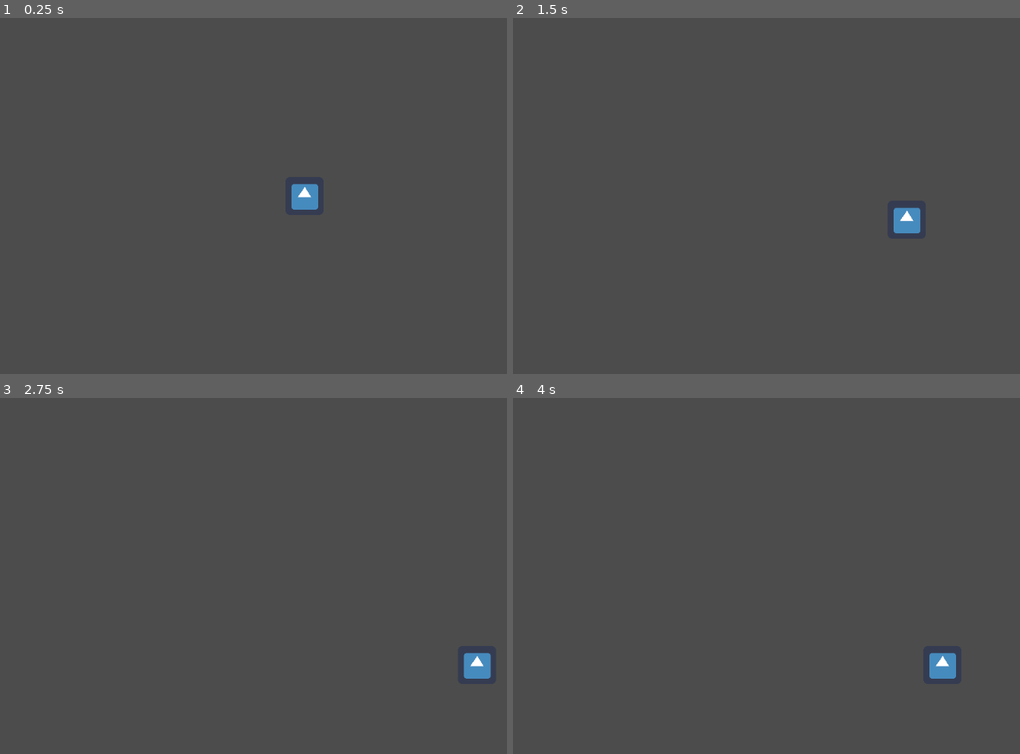
Above: before the commit, frames 1-4 (two rows, left to right).
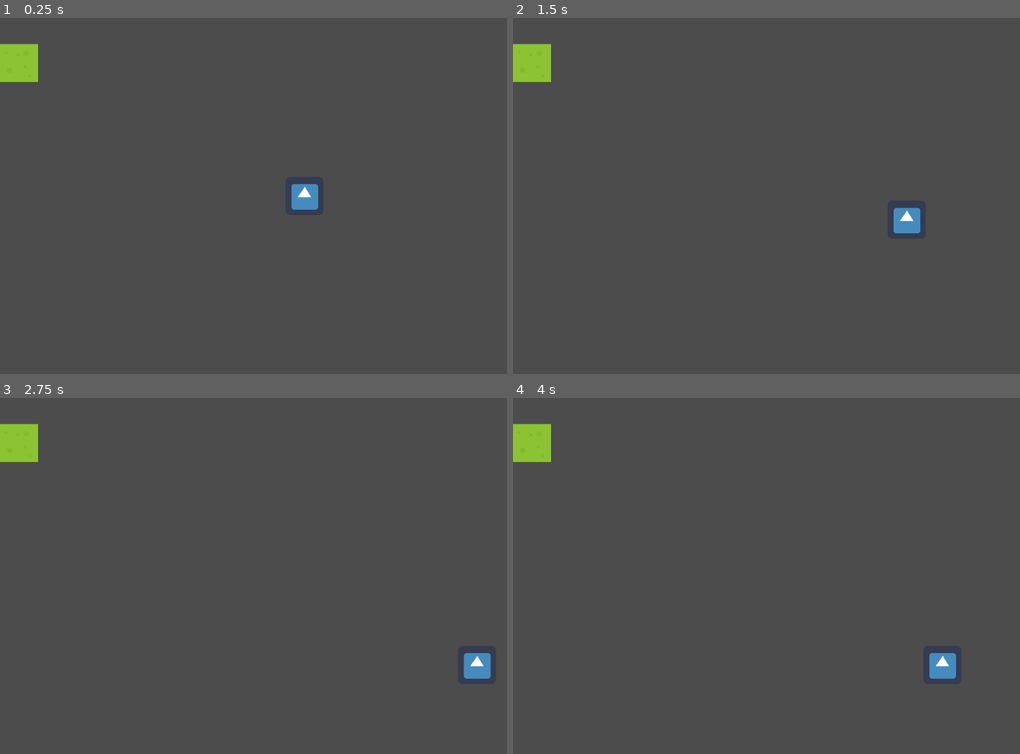
Above: after the commit, the same moments.

Repository: jkinghgp17/matthew-godot-game
Game: Godot game, scene res://World.tscn
Two runs of this game, one before a commit and one after it. Both use one fixed random seed, a clock stepped at 60 frames per second and the inputs below. The engine's default icon, where the game draws it, is replaced by a stand-in: a white triangle on a blue panel in a dark square.
Inputs:
- Up to frame 1 (0.25 s): no input
- Up to frame 2 (1.5 s): tap Enter at 0.5 s; hold D (right) 0.53-1.28 s; hold S (down) from 1.28 s (still down)
- Up to frame 3 (2.75 s): release S (down) at 2.03 s; hold D (right) from 2.03 s (still down)
- Up to frame 4 (4 s): release D (right) at 2.78 s; hold Up (shoot_up) 2.78-3.53 s; tap Space at 3.5 s; hold A (left) from 3.53 s (still down)

The runs differ from the first frame. In frame 1, 0.8% of the frame differs, in the area x 0-8%, y 7-18%; in frame 2, 0.8%; in frame 3, 0.8%; in frame 4, 0.8%.

Commit message:
started tileset

Diff:
--- a/World.tscn
+++ b/World.tscn
@@ -1,8 +1,9 @@
-[gd_scene load_steps=5 format=2]
+[gd_scene load_steps=6 format=2]
 
 [ext_resource path="res://KinematicBody2D.gd" type="Script" id=1]
 [ext_resource path="res://icon.png" type="Texture" id=2]
 [ext_resource path="res://grid_snapper.gd" type="Script" id=3]
+[ext_resource path="res://games_plus_james.tres" type="TileSet" id=4]
 
 [sub_resource type="RectangleShape2D" id=1]
 
@@ -57,3 +58,25 @@
 editor_draw_screen = true
 editor_draw_limits = false
 editor_draw_drag_margin = false
+
+[node name="TileMap" type="TileMap" parent="." index="1"]
+
+scale = Vector2( 4, 4 )
+mode = 0
+tile_set = ExtResource( 4 )
+cell_size = Vector2( 64, 64 )
+cell_quadrant_size = 16
+cell_custom_transform = Transform2D( 1, 0, 0, 1, 0, 0 )
+cell_half_offset = 2
+cell_tile_origin = 0
+cell_y_sort = false
+cell_clip_uv = false
+collision_use_kinematic = false
+collision_friction = 1.0
+collision_bounce = 0.0
+collision_layer = 1
+collision_mask = 1
+occluder_light_mask = 1
+format = 1
+tile_data = PoolIntArray( -2, 3, 0 )
+_sections_unfolded = [ "Transform" ]
--- a/games_james_tileset.tscn
+++ b/games_james_tileset.tscn
@@ -1,15 +1,295 @@
-[gd_scene load_steps=2 format=2]
+[gd_scene load_steps=11 format=2]
 
 [ext_resource path="res://roguelikeSheet_transparent.png" type="Texture" id=1]
 
-[node name="Node2D" type="Node2D" index="0"]
+[sub_resource type="RectangleShape2D" id=1]
+
+custom_solver_bias = 0.0
+extents = Vector2( 10, 10 )
+
+[sub_resource type="RectangleShape2D" id=2]
+
+custom_solver_bias = 0.0
+extents = Vector2( 10, 10 )
+
+[sub_resource type="RectangleShape2D" id=3]
+
+custom_solver_bias = 0.0
+extents = Vector2( 10, 10 )
+
+[sub_resource type="RectangleShape2D" id=4]
+
+custom_solver_bias = 0.0
+extents = Vector2( 10, 10 )
+
+[sub_resource type="RectangleShape2D" id=5]
+
+custom_solver_bias = 0.0
+extents = Vector2( 10, 10 )
+
+[sub_resource type="RectangleShape2D" id=6]
+
+custom_solver_bias = 0.0
+extents = Vector2( 10, 10 )
+
+[sub_resource type="RectangleShape2D" id=7]
+
+custom_solver_bias = 0.0
+extents = Vector2( 10, 10 )
+
+[sub_resource type="RectangleShape2D" id=8]
+
+custom_solver_bias = 0.0
+extents = Vector2( 10, 10 )
+
+[sub_resource type="RectangleShape2D" id=9]
+
+custom_solver_bias = 0.0
+extents = Vector2( 10, 10 )
+
+[node name="Node2D" type="Node2D"]
 
 position = Vector2( -130, -100 )
 
-[node name="Sprite" type="Sprite" parent="." index="0"]
-
+[node name="pond top" type="Sprite" parent="." index="0"]
+
+editor/display_folded = true
+position = Vector2( 157, 110 )
+texture = ExtResource( 1 )
+region_enabled = true
+region_rect = Rect2( 51, 0, 16, 16 )
+_sections_unfolded = [ "Region" ]
+
+[node name="StaticBody2D" type="StaticBody2D" parent="pond top" index="0"]
+
+input_pickable = false
+collision_layer = 1
+collision_mask = 1
+constant_linear_velocity = Vector2( 0, 0 )
+constant_angular_velocity = 0.0
+friction = 1.0
+bounce = 0.0
+
+[node name="CollisionShape2D" type="CollisionShape2D" parent="pond top/StaticBody2D" index="0"]
+
+position = Vector2( 0.051583, 3.34845 )
+scale = Vector2( 0.808549, 0.462482 )
+shape = SubResource( 1 )
+
+[node name="pond top right" type="Sprite" parent="." index="1"]
+
+editor/display_folded = true
+position = Vector2( 174, 110 )
+texture = ExtResource( 1 )
+region_enabled = true
+region_rect = Rect2( 68, 0, 16, 16 )
+_sections_unfolded = [ "Region" ]
+
+[node name="StaticBody2D" type="StaticBody2D" parent="pond top right" index="0"]
+
+input_pickable = false
+collision_layer = 1
+collision_mask = 1
+constant_linear_velocity = Vector2( 0, 0 )
+constant_angular_velocity = 0.0
+friction = 1.0
+bounce = 0.0
+
+[node name="CollisionShape2D" type="CollisionShape2D" parent="pond top right/StaticBody2D" index="0"]
+
+position = Vector2( -3.60323, 3.80727 )
+scale = Vector2( 0.457808, 0.410574 )
+shape = SubResource( 2 )
+
+[node name="grass 1" type="Sprite" parent="." index="2"]
+
+position = Vector2( 192, 110 )
+texture = ExtResource( 1 )
+region_enabled = true
+region_rect = Rect2( 85, 0, 16, 16 )
+_sections_unfolded = [ "Region" ]
+
+[node name="grass 2" type="Sprite" parent="." index="3"]
+
+position = Vector2( 192, 127 )
+texture = ExtResource( 1 )
+region_enabled = true
+region_rect = Rect2( 85, 17, 16, 16 )
+_sections_unfolded = [ "Region" ]
+
+[node name="pond top left" type="Sprite" parent="." index="4"]
+
+editor/display_folded = true
 position = Vector2( 140, 110 )
 texture = ExtResource( 1 )
 region_enabled = true
-region_rect = Rect2( 0, 0, 16, 16 )
-_sections_unfolded = [ "Region" ]
+region_rect = Rect2( 34, 0, 16, 16 )
+_sections_unfolded = [ "Region" ]
+
+[node name="StaticBody2D" type="StaticBody2D" parent="pond top left" index="0"]
+
+input_pickable = false
+collision_layer = 1
+collision_mask = 1
+constant_linear_velocity = Vector2( 0, 0 )
+constant_angular_velocity = 0.0
+friction = 1.0
+bounce = 0.0
+
+[node name="CollisionShape2D" type="CollisionShape2D" parent="pond top left/StaticBody2D" index="0"]
+
+position = Vector2( 3.37885, 3.19322 )
+scale = Vector2( 0.465074, 0.486875 )
+shape = SubResource( 3 )
+
+[node name="pond left" type="Sprite" parent="." index="5"]
+
+editor/display_folded = true
+position = Vector2( 140, 127.069 )
+texture = ExtResource( 1 )
+region_enabled = true
+region_rect = Rect2( 34, 17, 16, 16 )
+_sections_unfolded = [ "Region" ]
+
+[node name="StaticBody2D" type="StaticBody2D" parent="pond left" index="0"]
+
+input_pickable = false
+collision_layer = 1
+collision_mask = 1
+constant_linear_velocity = Vector2( 0, 0 )
+constant_angular_velocity = 0.0
+friction = 1.0
+bounce = 0.0
+
+[node name="CollisionShape2D" type="CollisionShape2D" parent="pond left/StaticBody2D" index="0"]
+
+position = Vector2( 3.00097, 0.0578471 )
+scale = Vector2( 0.501408, 0.810247 )
+shape = SubResource( 4 )
+
+[node name="pond bottom left" type="Sprite" parent="." index="6"]
+
+editor/display_folded = true
+position = Vector2( 140, 144.069 )
+texture = ExtResource( 1 )
+region_enabled = true
+region_rect = Rect2( 34, 34, 16, 16 )
+_sections_unfolded = [ "Region" ]
+
+[node name="StaticBody2D" type="StaticBody2D" parent="pond bottom left" index="0"]
+
+input_pickable = false
+collision_layer = 1
+collision_mask = 1
+constant_linear_velocity = Vector2( 0, 0 )
+constant_angular_velocity = 0.0
+friction = 1.0
+bounce = 0.0
+
+[node name="CollisionShape2D" type="CollisionShape2D" parent="pond bottom left/StaticBody2D" index="0"]
+
+position = Vector2( 3.56778, -3.33872 )
+scale = Vector2( 0.450541, 0.454174 )
+shape = SubResource( 5 )
+
+[node name="pond bottom" type="Sprite" parent="." index="7"]
+
+editor/display_folded = true
+position = Vector2( 157, 144.069 )
+texture = ExtResource( 1 )
+region_enabled = true
+region_rect = Rect2( 51, 34, 16, 16 )
+_sections_unfolded = [ "Region" ]
+
+[node name="StaticBody2D" type="StaticBody2D" parent="pond bottom" index="0"]
+
+input_pickable = false
+collision_layer = 1
+collision_mask = 1
+constant_linear_velocity = Vector2( 0, 0 )
+constant_angular_velocity = 0.0
+friction = 1.0
+bounce = 0.0
+
+[node name="CollisionShape2D" type="CollisionShape2D" parent="pond bottom/StaticBody2D" index="0"]
+
+position = Vector2( 0.0767522, -3.05532 )
+scale = Vector2( 0.806613, 0.519575 )
+shape = SubResource( 6 )
+
+[node name="pond bottom right" type="Sprite" parent="." index="8"]
+
+editor/display_folded = true
+position = Vector2( 174, 144.069 )
+texture = ExtResource( 1 )
+region_enabled = true
+region_rect = Rect2( 68, 34, 16, 16 )
+_sections_unfolded = [ "Region" ]
+
+[node name="StaticBody2D" type="StaticBody2D" parent="pond bottom right" index="0"]
+
+editor/display_folded = true
+input_pickable = false
+collision_layer = 1
+collision_mask = 1
+constant_linear_velocity = Vector2( 0, 0 )
+constant_angular_velocity = 0.0
+friction = 1.0
+bounce = 0.0
+
+[node name="CollisionShape2D" type="CollisionShape2D" parent="pond bottom right/StaticBody2D" index="0"]
+
+position = Vector2( -3.76309, -3.28751 )
+scale = Vector2( 0.419861, 0.476423 )
+shape = SubResource( 7 )
+
+[node name="pond right" type="Sprite" parent="." index="9"]
+
+editor/display_folded = true
+position = Vector2( 174, 127.069 )
+texture = ExtResource( 1 )
+region_enabled = true
+region_rect = Rect2( 68, 17, 16, 16 )
+_sections_unfolded = [ "Region" ]
+
+[node name="StaticBody2D" type="StaticBody2D" parent="pond right" index="0"]
+
+input_pickable = false
+collision_layer = 1
+collision_mask = 1
+constant_linear_velocity = Vector2( 0, 0 )
+constant_angular_velocity = 0.0
+friction = 1.0
+bounce = 0.0
+
+[node name="CollisionShape2D" type="CollisionShape2D" parent="pond right/StaticBody2D" index="0"]
+
+position = Vector2( -3.06306, -0.0289591 )
+scale = Vector2( 0.489521, 0.808897 )
+shape = SubResource( 8 )
+
+[node name="pond center" type="Sprite" parent="." index="10"]
+
+editor/display_folded = true
+position = Vector2( 157, 127.069 )
+texture = ExtResource( 1 )
+region_enabled = true
+region_rect = Rect2( 51, 17, 16, 16 )
+_sections_unfolded = [ "Region" ]
+
+[node name="StaticBody2D" type="StaticBody2D" parent="pond center" index="0"]
+
+position = Vector2( 0, -0.0769463 )
+input_pickable = false
+collision_layer = 1
+collision_mask = 1
+constant_linear_velocity = Vector2( 0, 0 )
+constant_angular_velocity = 0.0
+friction = 1.0
+bounce = 0.0
+
+[node name="CollisionShape2D" type="CollisionShape2D" parent="pond center/StaticBody2D" index="0"]
+
+position = Vector2( 0.0378289, -0.0578869 )
+scale = Vector2( 0.794392, 0.799341 )
+shape = SubResource( 9 )
--- /dev/null
+++ b/games_plus_james.tres
@@ -0,0 +1,196 @@
+[gd_resource type="TileSet" load_steps=11 format=2]
+
+[ext_resource path="res://roguelikeSheet_transparent.png" type="Texture" id=1]
+
+[sub_resource type="RectangleShape2D" id=1]
+
+custom_solver_bias = 0.0
+extents = Vector2( 10, 10 )
+
+[sub_resource type="RectangleShape2D" id=2]
+
+custom_solver_bias = 0.0
+extents = Vector2( 10, 10 )
+
+[sub_resource type="RectangleShape2D" id=3]
+
+custom_solver_bias = 0.0
+extents = Vector2( 10, 10 )
+
+[sub_resource type="RectangleShape2D" id=4]
+
+custom_solver_bias = 0.0
+extents = Vector2( 10, 10 )
+
+[sub_resource type="RectangleShape2D" id=5]
+
+custom_solver_bias = 0.0
+extents = Vector2( 10, 10 )
+
+[sub_resource type="RectangleShape2D" id=6]
+
+custom_solver_bias = 0.0
+extents = Vector2( 10, 10 )
+
+[sub_resource type="RectangleShape2D" id=7]
+
+custom_solver_bias = 0.0
+extents = Vector2( 10, 10 )
+
+[sub_resource type="RectangleShape2D" id=8]
+
+custom_solver_bias = 0.0
+extents = Vector2( 10, 10 )
+
+[sub_resource type="RectangleShape2D" id=9]
+
+custom_solver_bias = 0.0
+extents = Vector2( 10, 10 )
+
+[resource]
+
+0/name = "pond top"
+0/texture = ExtResource( 1 )
+0/tex_offset = Vector2( 0, 0 )
+0/modulate = Color( 1, 1, 1, 1 )
+0/region = Rect2( 0, 0, 16, 16 )
+0/is_autotile = false
+0/occluder_offset = Vector2( 8, 8 )
+0/navigation_offset = Vector2( 8, 8 )
+0/shapes = [ {
+"autotile_coord": Vector2( 0, 0 ),
+"one_way": false,
+"shape": SubResource( 1 ),
+"shape_transform": Transform2D( 0, 0, 0, 0, 0, 0 )
+} ]
+1/name = "pond top right"
+1/texture = ExtResource( 1 )
+1/tex_offset = Vector2( 0, 0 )
+1/modulate = Color( 1, 1, 1, 1 )
+1/region = Rect2( 68, 0, 16, 16 )
+1/is_autotile = false
+1/occluder_offset = Vector2( 8, 8 )
+1/navigation_offset = Vector2( 8, 8 )
+1/shapes = [ {
+"autotile_coord": Vector2( 0, 0 ),
+"one_way": false,
+"shape": SubResource( 2 ),
+"shape_transform": Transform2D( 0.457808, 0, 0, 0.410574, 4.39677, 11.8073 )
+} ]
+2/name = "grass 1"
+2/texture = ExtResource( 1 )
+2/tex_offset = Vector2( 0, 0 )
+2/modulate = Color( 1, 1, 1, 1 )
+2/region = Rect2( 85, 0, 16, 16 )
+2/is_autotile = false
+2/occluder_offset = Vector2( 8, 8 )
+2/navigation_offset = Vector2( 8, 8 )
+2/shapes = [  ]
+3/name = "grass 2"
+3/texture = ExtResource( 1 )
+3/tex_offset = Vector2( 0, 0 )
+3/modulate = Color( 1, 1, 1, 1 )
+3/region = Rect2( 85, 17, 16, 16 )
+3/is_autotile = false
+3/occluder_offset = Vector2( 8, 8 )
+3/navigation_offset = Vector2( 8, 8 )
+3/shapes = [  ]
+4/name = "pond top left"
+4/texture = ExtResource( 1 )
+4/tex_offset = Vector2( 0, 0 )
+4/modulate = Color( 1, 1, 1, 1 )
+4/region = Rect2( 34, 0, 16, 16 )
+4/is_autotile = false
+4/occluder_offset = Vector2( 8, 8 )
+4/navigation_offset = Vector2( 8, 8 )
+4/shapes = [ {
+"autotile_coord": Vector2( 0, 0 ),
+"one_way": false,
+"shape": SubResource( 4 ),
+"shape_transform": Transform2D( 0.465074, 0, 0, 0.486875, 11.3788, 11.1932 )
+} ]
+5/name = "pond left"
+5/texture = ExtResource( 1 )
+5/tex_offset = Vector2( 0, 0 )
+5/modulate = Color( 1, 1, 1, 1 )
+5/region = Rect2( 34, 17, 16, 16 )
+5/is_autotile = false
+5/occluder_offset = Vector2( 8, 8 )
+5/navigation_offset = Vector2( 8, 8 )
+5/shapes = [ {
+"autotile_coord": Vector2( 0, 0 ),
+"one_way": false,
+"shape": SubResource( 5 ),
+"shape_transform": Transform2D( 0.501408, 0, 0, 0.810247, 11.001, 8.05785 )
+} ]
+6/name = "pond bottom left"
+6/texture = ExtResource( 1 )
+6/tex_offset = Vector2( 0, 0 )
+6/modulate = Color( 1, 1, 1, 1 )
+6/region = Rect2( 34, 34, 16, 16 )
+6/is_autotile = false
+6/occluder_offset = Vector2( 8, 8 )
+6/navigation_offset = Vector2( 8, 8 )
+6/shapes = [ {
+"autotile_coord": Vector2( 0, 0 ),
+"one_way": false,
+"shape": SubResource( 6 ),
+"shape_transform": Transform2D( 0.450541, 0, 0, 0.454174, 11.5678, 4.66128 )
+} ]
+7/name = "pond bottom"
+7/texture = ExtResource( 1 )
+7/tex_offset = Vector2( 0, 0 )
+7/modulate = Color( 1, 1, 1, 1 )
+7/region = Rect2( 51, 34, 16, 16 )
+7/is_autotile = false
+7/occluder_offset = Vector2( 8, 8 )
+7/navigation_offset = Vector2( 8, 8 )
+7/shapes = [ {
+"autotile_coord": Vector2( 0, 0 ),
+"one_way": false,
+"shape": SubResource( 7 ),
+"shape_transform": Transform2D( 0.806613, 0, 0, 0.519575, 8.07675, 4.94468 )
+} ]
+8/name = "pond bottom right"
+8/texture = ExtResource( 1 )
+8/tex_offset = Vector2( 0, 0 )
+8/modulate = Color( 1, 1, 1, 1 )
+8/region = Rect2( 68, 34, 16, 16 )
+8/is_autotile = false
+8/occluder_offset = Vector2( 8, 8 )
+8/navigation_offset = Vector2( 8, 8 )
+8/shapes = [ {
+"autotile_coord": Vector2( 0, 0 ),
+"one_way": false,
+"shape": SubResource( 8 ),
+"shape_transform": Transform2D( 0.419861, 0, 0, 0.476423, 4.23691, 4.71249 )
+} ]
+9/name = "pond right"
+9/texture = ExtResource( 1 )
+9/tex_offset = Vector2( 0, 0 )
+9/modulate = Color( 1, 1, 1, 1 )
+9/region = Rect2( 68, 17, 16, 16 )
+9/is_autotile = false
+9/occluder_offset = Vector2( 8, 8 )
+9/navigation_offset = Vector2( 8, 8 )
+9/shapes = [ {
+"autotile_coord": Vector2( 0, 0 ),
+"one_way": false,
+"shape": SubResource( 9 ),
+"shape_transform": Transform2D( 0.489521, 0, 0, 0.808897, 4.93694, 7.97104 )
+} ]
+10/name = "pond center"
+10/texture = ExtResource( 1 )
+10/tex_offset = Vector2( 0, 0 )
+10/modulate = Color( 1, 1, 1, 1 )
+10/region = Rect2( 51, 17, 16, 16 )
+10/is_autotile = false
+10/occluder_offset = Vector2( 8, 8 )
+10/navigation_offset = Vector2( 8, 8 )
+10/shapes = [ {
+"autotile_coord": Vector2( 0, 0 ),
+"one_way": false,
+"shape": SubResource( 3 ),
+"shape_transform": Transform2D( 0.794392, 0, 0, 0.799341, 8.03783, 7.94211 )
+} ]
+_sections_unfolded = [ "0" ]
